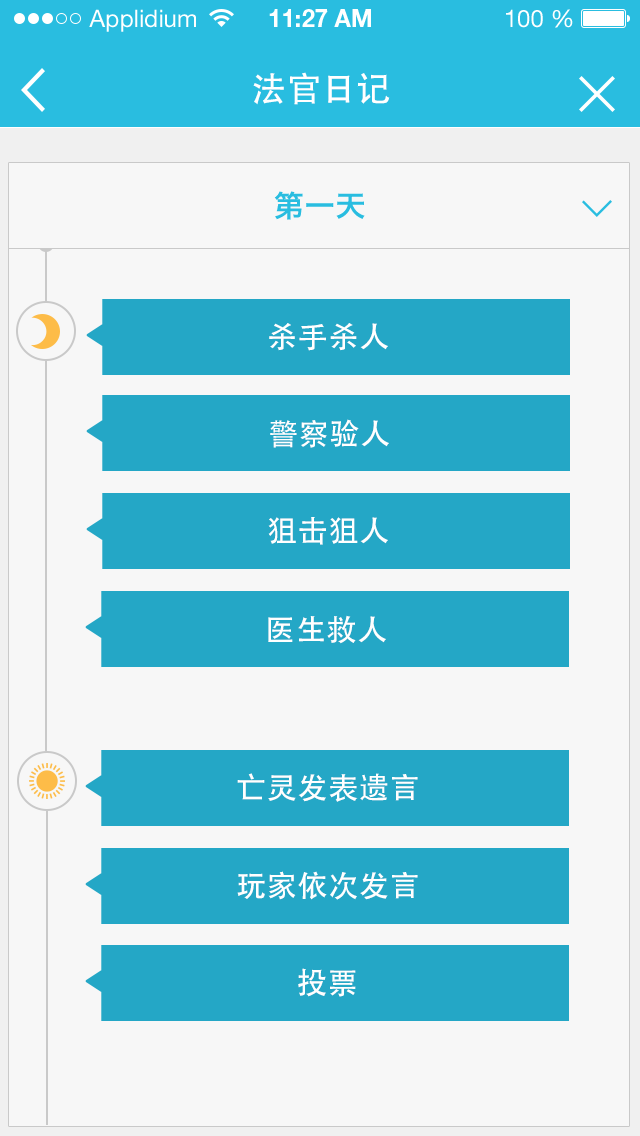
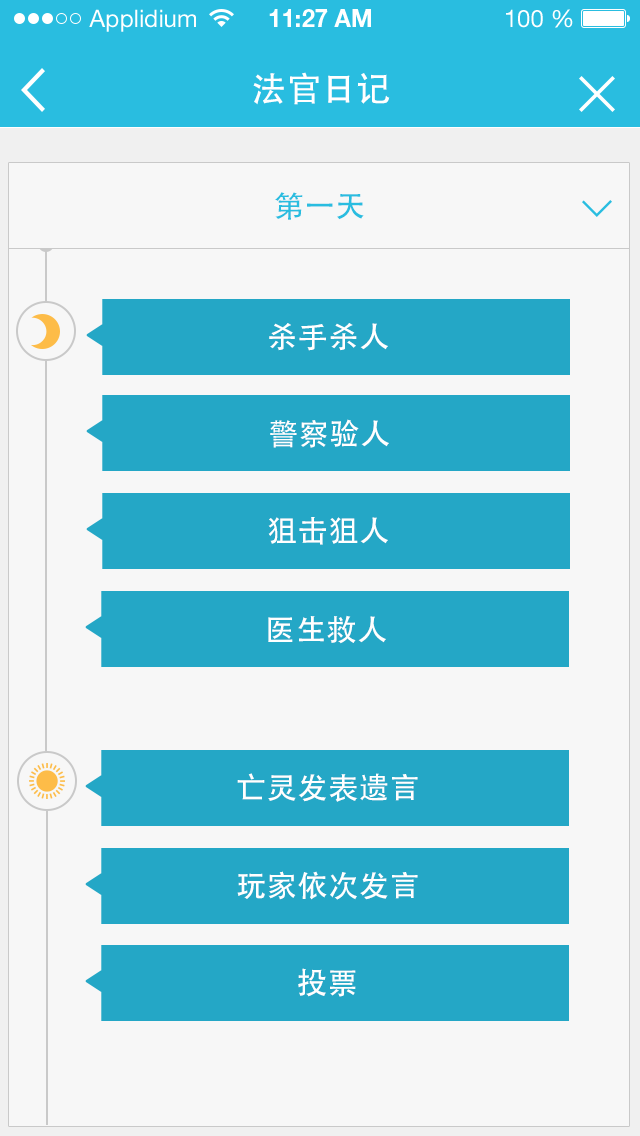
Layered file, before and after one edit (640 x 1136). Changes by layer:
painted on "第一天" over (x1=274, y1=191, x2=365, y2=220)
